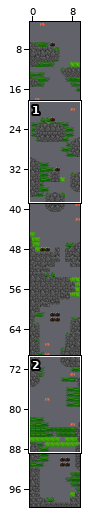
Two states of a Tiled map, core/assets/level1.tmx. Above, an overview of the earlier version with the close-up marked.
Close-up. As it was:
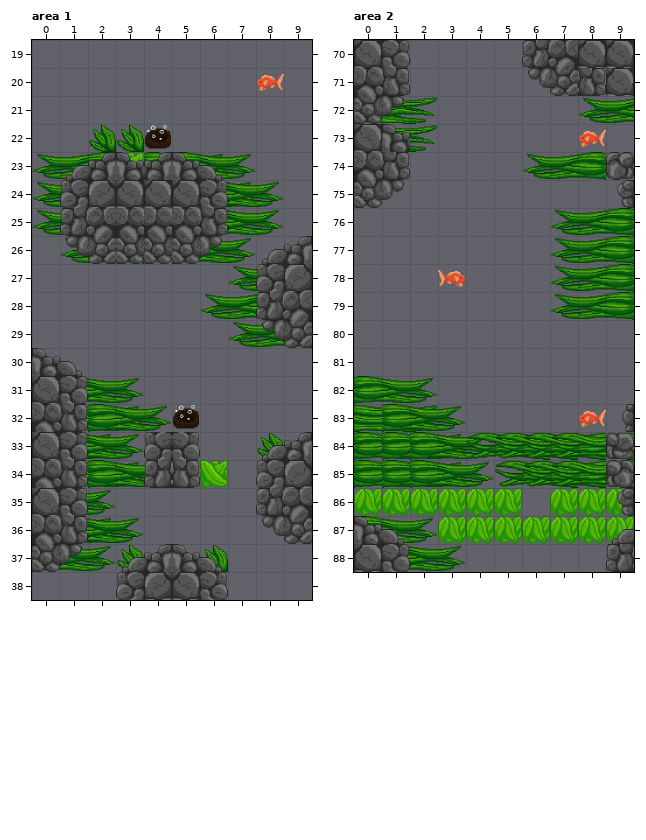
Cells are 64x64 px. Shown: area 1 x 0..9, y 19..38; area 2 x 0..9, y 70..88. The commit also changed other parts of the map, which this record leaves out.
After the commit:
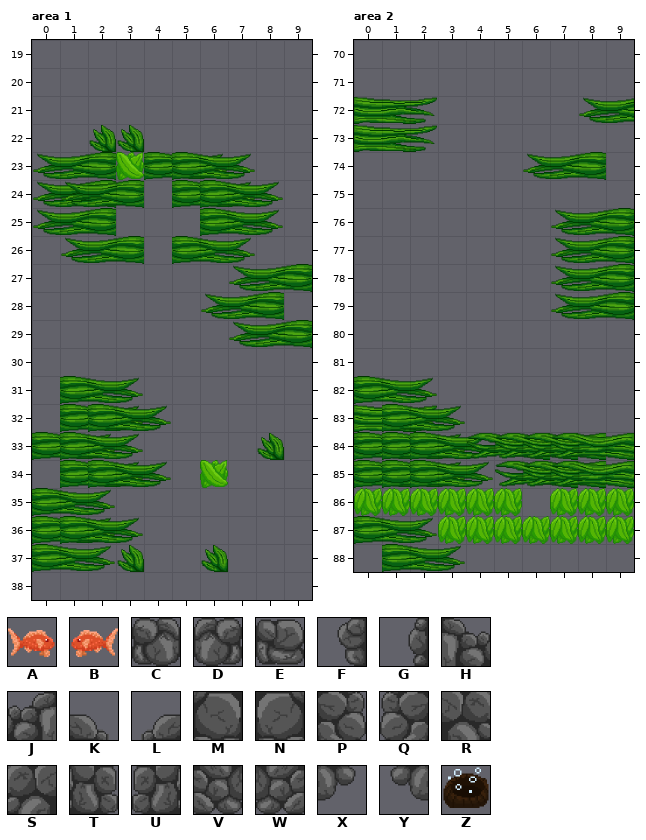
Key: from "fish": A 0, B 0 flipped left-right; from "rocks2": C 0, D 0 flipped left-right, E 1, F 2 flipped left-right, G 3 flipped left-right; from "rockwall": H 0, J 0 flipped left-right, K 1, L 1 flipped left-right, M 2, N 2 flipped left-right, P 3, Q 3 flipped left-right, R 4, S 4 flipped left-right, T 5, U 5 flipped left-right, V 6, W 6 flipped left-right, X 7, Y 7 flipped left-right; from "volcano": Z 0.
_ is an empty cell, . an unchanged one.
The exact change:
--- layer "rocks" (now hidden), area 1
@@ x 0..9 @@
-23 .LJHJHK...
-24 .QNMMMP...
-25 .USRRRT...
-26 .YWVVVX.LJ
-27 ........QN
-28 ........US
-29 ........YW
-30 HK........
-31 MP........
-32 RT........
-33 MP..QP..LJ
-34 RT..UT..QN
-35 MP......US
-36 RT......YW
-37 VX.LJHK...
-38 ...QNMP...
+23 .______...
+24 .______...
+25 .______...
+26 .______.__
+27 ........__
+28 ........__
+29 ........__
+30 __........
+31 __........
+32 __........
+33 __..__..__
+34 __..__..__
+35 __......__
+36 __......__
+37 __.____...
+38 ...____...
--- layer "volcanoes" (now hidden), area 1
@@ x 4..4 @@
-22 Z
+22 _
@@ x 5..5 @@
-32 Z
+32 _
--- layer "fish" (now hidden), area 1
@@ x 8..8 @@
-20 B
+20 _
--- layer "rocks" (now hidden), area 2
@@ x 0..9 @@
-70 MP....USMM
-71 RT....YWTM
-72 VX........
-73 MH........
-74 RT.......D
-75 VX.......F
+70 __....____
+71 __....____
+72 __........
+73 __........
+74 __......._
+75 __......._
@@ x 0..9 @@
-83 .........G
-84 .........E
-85 .........C
-86 .........F
-87 HK.......L
-88 MP.......U
+83 ........._
+84 ........._
+85 ........._
+86 ........._
+87 __......._
+88 __......._
--- layer "fish" (now hidden), area 2
@@ x 8..8 @@
-73 B
+73 _
@@ x 3..3 @@
-78 A
+78 _
@@ x 8..8 @@
-83 B
+83 _
